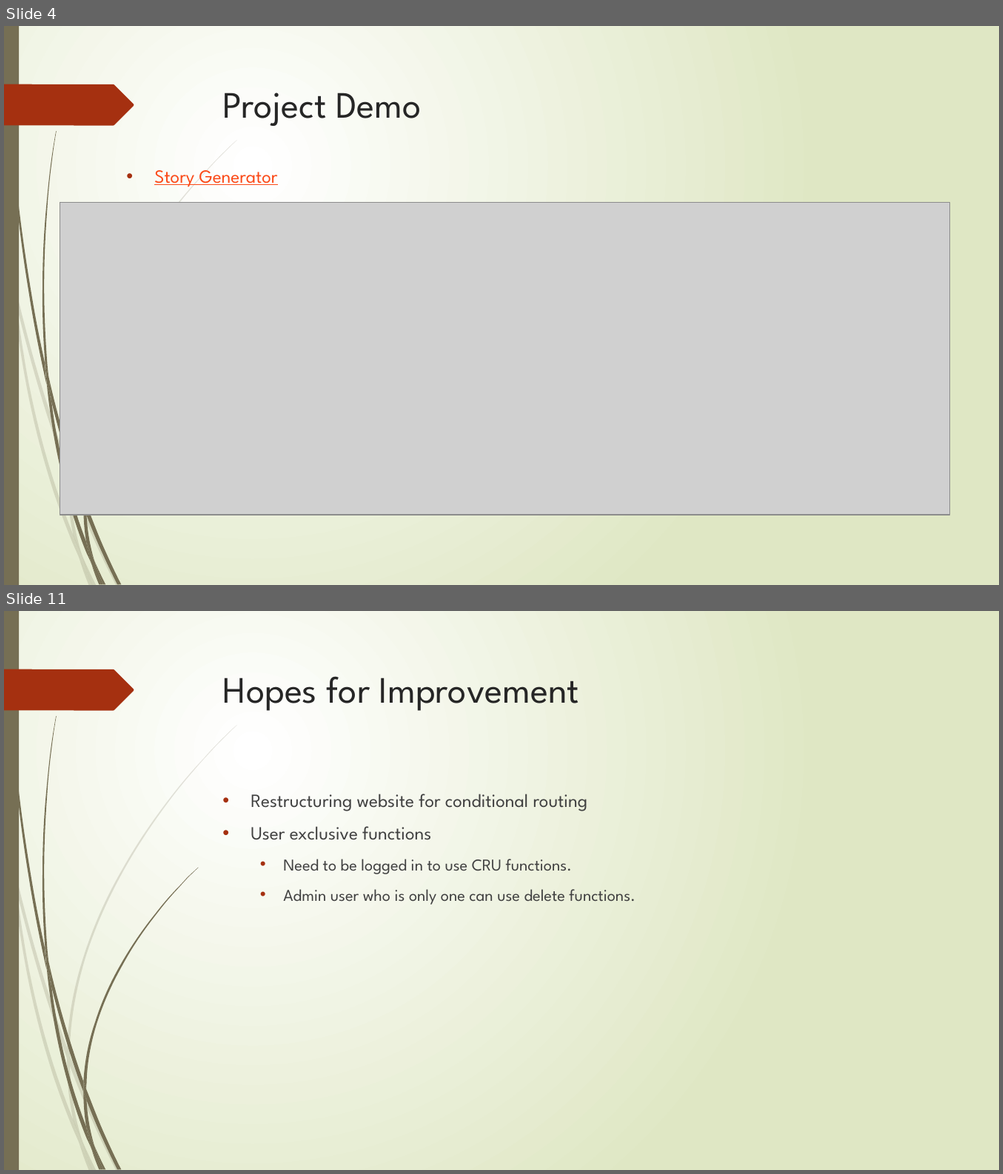
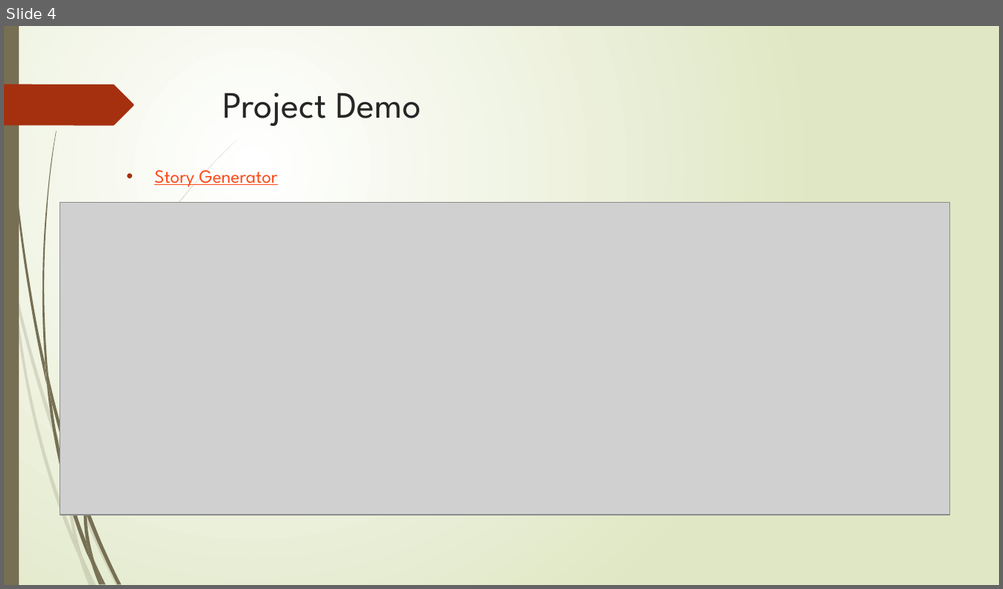
Before and after one commit to RM147/StoryGen, a slide deck: Project Presentation.pptx. Shown one above the other, each under a label of ours: slides 4 and 11 before the commit, slide 4 after it; the slides between them are not shown. The pictures are 1003x1174 and 1003x589 pixels, drawn with LibreOffice and Linux fonts; fonts in the diff are those of the drawing; grey boxes stand for pictures. Boxes give left, top, right and bottom in pixels: in the first picture for what was removed or moved away, otherwise in the second. Text is boxed around its words. In the diff, an @@ line names an element or a change of style, - is before the commit and + after.

```diff
--- a/Project Presentation.pptx
+++ b/Project Presentation.pptx
@@ slide 11 removed at box(4, 611, 999, 1170), background gradient #FFFFFF to #DFE8C4; not listed: 22 template elements that a slide beside it also shows @@
@@ title removed at box(223, 676, 580, 711) @@
-Hopes for Improvement
@@ text removed at box(250, 794, 635, 905) @@
-• Restructuring website for conditional routing
-• User exclusive functions
-  • Need to be logged in to use CRU functions.
-  • Admin user who is only one can use delete functions.
@@ freeform shape removed at box(83, 868, 198, 1089) @@
@@ freeform shape removed at box(67, 1048, 70, 1066) @@
```
Also in this commit, not shown: 8 slides changed, 4 slides added, 1 other slide removed.
